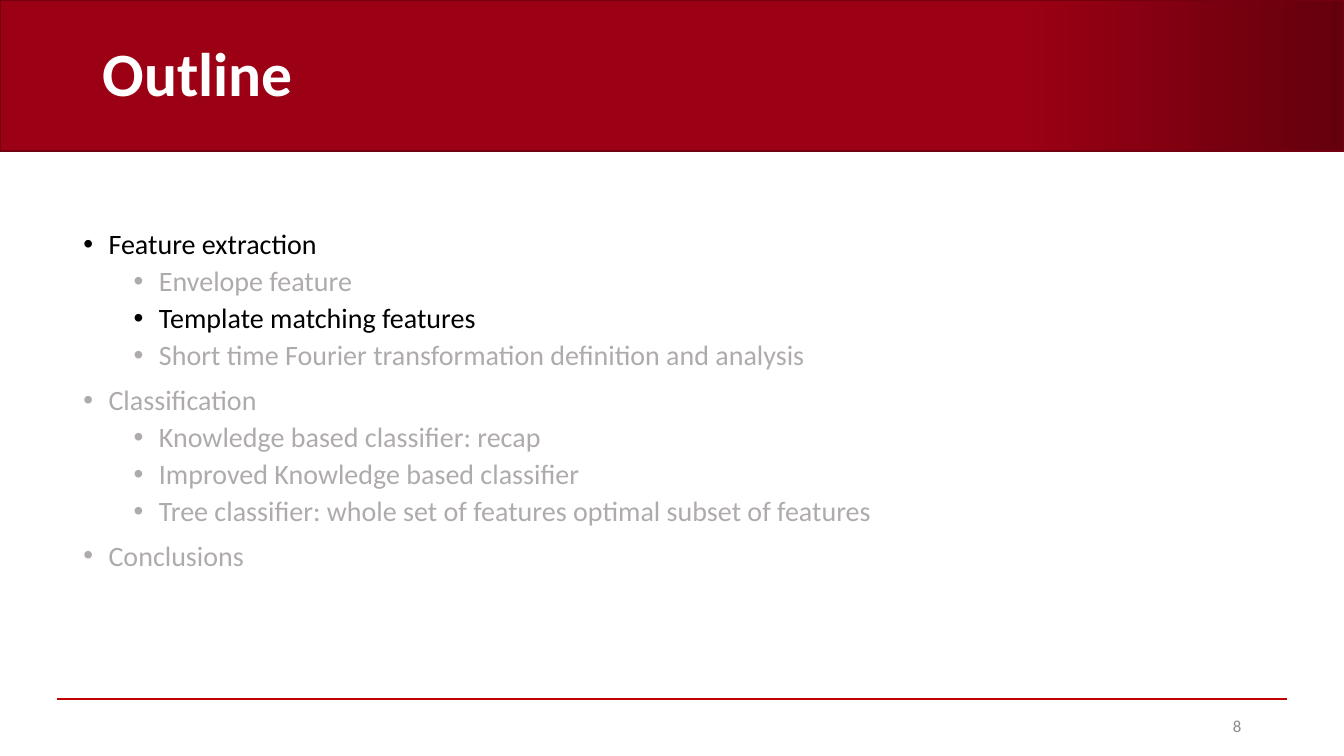
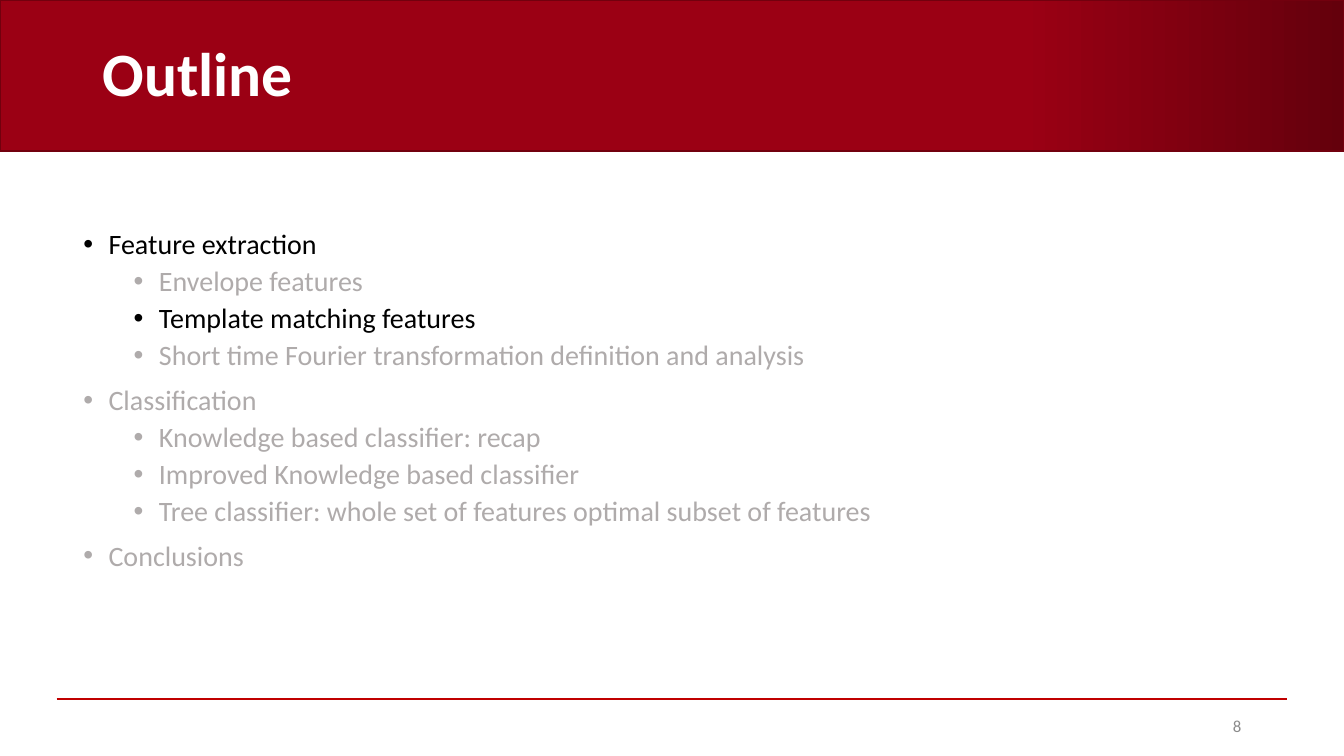
Before and after one commit to AndreaCorrado00/Tesi_magistrale_Corrado_Andrea, a slide deck: slide 8 of Documentation/9. Features and classification results V2.pptx. Drawn at 1344x756 pixels with LibreOffice and Linux fonts; fonts in the diff are those of the drawing; background and template pictures are left out. Boxes give left, top, right and bottom in pixels: in the first picture for what was removed or moved away, otherwise in the second. Text is boxed around its words. In the diff, an @@ line names an element or a change of style, - is before the commit and + after.

```diff
--- a/Documentation/9. Features and classification results V2.pptx
+++ b/Documentation/9. Features and classification results V2.pptx
@@ text at (x1=159, y1=272, x2=362, y2=296): text changed @@
-  • Envelope feature
+  • Envelope features
```
Also in this commit, not shown: 9 other slides changed, 1 other file.
